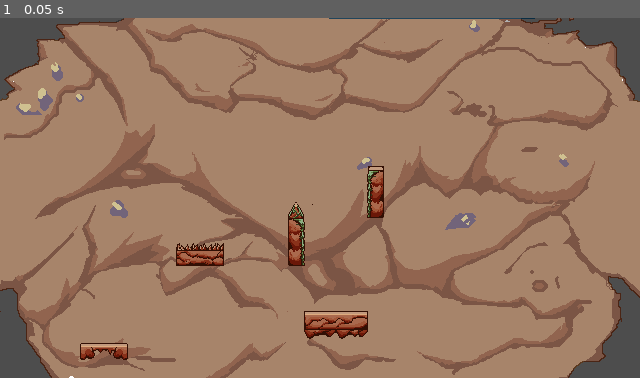
Above: before the commit, frame 1.
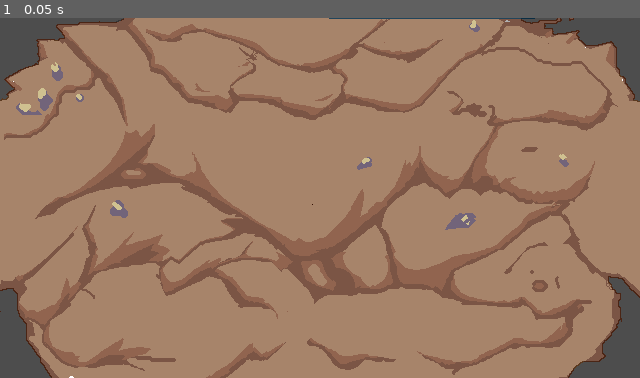
Above: after the commit, the same moment.

Repository: DeVelox/Niro
Game: Godot game, scene res://levels/boss2/level3.tscn
Same seed, same stepped clock (60 frames per second), same inputs: the game is played once before the commit and once after it. This scene is started directly instead of the project's main scene. The engine's default icon, where the game draws it, is replaced by a stand-in: a white triangle on a blue panel in a dark square. Sound files missing from this copy of the repository are replaced by a short silence.
Inputs:
- Up to frame 1 (0.05 s): no input

The runs differ from the first frame. In frame 1, 2.2% of the frame differs, in the area x 12-60%, y 41-95%.
Error in both runs: Cannot call method 'add_child' on a null value. (res://scripts/level.gd:22)

Commit message:
Phase 2 done fuck it

Diff:
--- a/levels/boss2/level3.tscn
+++ b/levels/boss2/level3.tscn
@@ -27,6 +27,7 @@
 shape = SubResource("CapsuleShape2D_m7p01")
 
 [node name="Tilemap" parent="." node_paths=PackedStringArray("next") groups=["hidden"] instance=ExtResource("5_q68go")]
+visible = false
 layer_1/tile_data = PackedInt32Array(-327661, 1310727, 5, -262125, 1310727, 6, -196589, 655367, 8, -327660, 1376263, 5, …(703 unchanged characters)…
 layer_2/tile_data = PackedInt32Array(-720885, 1310727, 1, -655349, 1310727, 2, -720884, 1376263, 1, -655348, 1376263, 2, -720883, 1441799, 1, -655347, 1441799, 2)
 layer_3/tile_data = PackedInt32Array(-720878, 1, 393216, -524277, 1, 393216, -524276, 1, 393216, -524275, 1, 393216, -589813, 1, 393216, -589812, 1, 393216, -589811, 1, 393216, -262139, 1, 262144, -262138, 1, 262144, -262137, 1, 262144)
@@ -35,6 +36,7 @@
 next = NodePath("../Tilemap2")
 
 [node name="Tilemap2" parent="." node_paths=PackedStringArray("prev", "next") groups=["hidden"] instance=ExtResource("5_q68go")]
+visible = false
 layer_1/tile_data = PackedInt32Array(-131067, 1310727, 2, -131066, 1376263, 2, -131065, 1441799, 2, -196603, 1310727, 1 …(1460 unchanged characters)…
 layer_2/tile_data = PackedInt32Array(-655348, 1310727, 6, -655347, 1376263, 6, -655346, 1441799, 6, -655342, 1310727, 6, -655341, 1376263, 6, -655340, 1441799, 6, -262120, 1376263, 1, -196584, 1376263, 2, -262119, 1441799, 1, -196583, 1441799, 2)
 layer_3/tile_data = PackedInt32Array(-196593, 1, 65536, -196592, 1, 65536, -196591, 1, 65536, -196587, 1, 65536, -19658 …(831 unchanged characters)…
@@ -44,50 +46,49 @@
 next = NodePath("../Tilemap3")
 
 [node name="Tilemap3" parent="." node_paths=PackedStringArray("prev") instance=ExtResource("5_q68go")]
-layer_1/tile_data = PackedInt32Array(-1114097, 1310727, 5, - …(890 unchanged characters)… , -786409, 851975, 3, -720873, 851975, 4, -458736, 1310727, 9, -393200, 1310727, 10, -458735, 1441799, 9, -393199, 1441799, 10)
-layer_3/tile_data = PackedInt32Array(-851944, 1, 393216, -1245160, 1, 393216, -1179624, 1, 393216, -1114088, 1, 393216, -786408, 1, 393216, -720872, 1, 393216, -917491, 1, 393216, -851955, 1, 393216, -786419, 1, 393216, -458736, 1, 393216, -458735, 1, 393216)
+layer_1/tile_data = PackedInt32Array(-1114097, 1310727, 5, - …(890 unchanged characters)… , -786409, 851975, 3, -720873, 851975, 4)
+layer_3/tile_data = PackedInt32Array(-851944, 1, 393216, -1245160, 1, 393216, -1179624, 1, 393216, -1114088, 1, 393216, -786408, 1, 393216, -720872, 1, 393216, -917491, 1, 393216, -851955, 1, 393216, -786419, 1, 393216)
 layer_4/tile_data = PackedInt32Array(-786419, 1, 131072, -851955, 1, 131072, -917491, 1, 131072, -983027, 1, 131072, -1 …(674 unchanged characters)…
-layer_5/tile_data = PackedInt32Array(-196600, 1, 327680, -19 …(692 unchanged characters)…  -983017, 1, 196608, -1048553, 1, 196608)
+layer_5/tile_data = PackedInt32Array(-196600, 1, 327680, -19 …(692 unchanged characters)…  -983017, 1, 196608, -1048553, 1, 196608, -1048561, 1, 196608, -1048560, 1, 196608, -1048559, 1, 196608, -1114095, 1, 196608, -1114096, 1, 196608, -1114097, 1, 196608)
 prev = NodePath("../Tilemap2")
 
-[node name="SceneSwitcher" parent="." instance=ExtResource("4_cgslt")]
+[node name="SceneSwitcher" parent="." node_paths=PackedStringArray("enable_on") instance=ExtResource("4_cgslt")]
 position = Vector2(153, 301)
 scale = Vector2(1.3, 0.5)
 next_scene = "res://levels/boss2/level4.tscn"
+enable_on = NodePath("../Tilemap3")
 
 [connection signal="body_entered" from="Tilemap/KillZone" to="Tilemap/KillZone" method="_on_body_entered"]
-[connection signal="body_entered" from="Tilemap/@Area2D@33160" to="Tilemap/@Area2D@33160" method="_on_body_entered"]
-[connection signal="body_entered" from="Tilemap/@Area2D@33161" to="Tilemap/@Area2D@33161" method="_on_body_entered"]
-[connection signal="body_entered" from="Tilemap/@Area2D@33162" to="Tilemap/@Area2D@33162" method="_on_body_entered"]
-[connection signal="body_entered" from="Tilemap/@Area2D@33163" to="Tilemap/@Area2D@33163" method="_on_body_entered"]
-[connection signal="body_entered" from="Tilemap/@Area2D@33164" to="Tilemap/@Area2D@33164" method="_on_body_entered"]
-[connection signal="body_entered" from="Tilemap/@Area2D@33165" to="Tilemap/@Area2D@33165" method="_on_body_entered"]
+[connection signal="body_entered" from="Tilemap/@Area2D@50575" to="Tilemap/@Area2D@50575" method="_on_body_entered"]
+[connection signal="body_entered" from="Tilemap/@Area2D@50576" to="Tilemap/@Area2D@50576" method="_on_body_entered"]
+[connection signal="body_entered" from="Tilemap/@Area2D@50577" to="Tilemap/@Area2D@50577" method="_on_body_entered"]
+[connection signal="body_entered" from="Tilemap/@Area2D@50578" to="Tilemap/@Area2D@50578" method="_on_body_entered"]
+[connection signal="body_entered" from="Tilemap/@Area2D@50579" to="Tilemap/@Area2D@50579" method="_on_body_entered"]
+[connection signal="body_entered" from="Tilemap/@Area2D@50580" to="Tilemap/@Area2D@50580" method="_on_body_entered"]
 [connection signal="body_entered" from="Tilemap/Fader" to="Tilemap/Fader" method="_on_body_entered"]
-[connection signal="body_entered" from="Tilemap/@Area2D@33166" to="Tilemap/@Area2D@33166" method="_on_body_entered"]
-[connection signal="body_entered" from="Tilemap/@Area2D@33167" to="Tilemap/@Area2D@33167" method="_on_body_entered"]
+[connection signal="body_entered" from="Tilemap/@Area2D@50581" to="Tilemap/@Area2D@50581" method="_on_body_entered"]
+[connection signal="body_entered" from="Tilemap/@Area2D@50582" to="Tilemap/@Area2D@50582" method="_on_body_entered"]
 [connection signal="body_entered" from="Tilemap2/KillZone" to="Tilemap2/KillZone" method="_on_body_entered"]
-[connection signal="body_entered" from="Tilemap2/@Area2D@33260" to="Tilemap2/@Area2D@33260" method="_on_body_entered"]
-[connection signal="body_entered" from="Tilemap2/@Area2D@33261" to="Tilemap2/@Area2D@33261" method="_on_body_entered"]
-[connection signal="body_entered" from="Tilemap2/@Area2D@33262" to="Tilemap2/@Area2D@33262" method="_on_body_entered"]
-[connection signal="body_entered" from="Tilemap2/@Area2D@33263" to="Tilemap2/@Area2D@33263" method="_on_body_entered"]
-[connection signal="body_entered" from="Tilemap2/@Area2D@33264" to="Tilemap2/@Area2D@33264" method="_on_body_entered"]
-[connection signal="body_entered" from="Tilemap2/@Area2D@33265" to="Tilemap2/@Area2D@33265" method="_on_body_entered"]
-[connection signal="body_entered" from="Tilemap2/@Area2D@33266" to="Tilemap2/@Area2D@33266" method="_on_body_entered"]
-[connection signal="body_entered" from="Tilemap2/@Area2D@33267" to="Tilemap2/@Area2D@33267" method="_on_body_entered"]
-[connection signal="body_entered" from="Tilemap2/@Area2D@33268" to="Tilemap2/@Area2D@33268" method="_on_body_entered"]
-[connection signal="body_entered" from="Tilemap2/@Area2D@33269" to="Tilemap2/@Area2D@33269" method="_on_body_entered"]
-[connection signal="body_entered" from="Tilemap2/@Area2D@33270" to="Tilemap2/@Area2D@33270" method="_on_body_entered"]
+[connection signal="body_entered" from="Tilemap2/@Area2D@50675" to="Tilemap2/@Area2D@50675" method="_on_body_entered"]
+[connection signal="body_entered" from="Tilemap2/@Area2D@50676" to="Tilemap2/@Area2D@50676" method="_on_body_entered"]
+[connection signal="body_entered" from="Tilemap2/@Area2D@50677" to="Tilemap2/@Area2D@50677" method="_on_body_entered"]
+[connection signal="body_entered" from="Tilemap2/@Area2D@50678" to="Tilemap2/@Area2D@50678" method="_on_body_entered"]
+[connection signal="body_entered" from="Tilemap2/@Area2D@50679" to="Tilemap2/@Area2D@50679" method="_on_body_entered"]
+[connection signal="body_entered" from="Tilemap2/@Area2D@50680" to="Tilemap2/@Area2D@50680" method="_on_body_entered"]
+[connection signal="body_entered" from="Tilemap2/@Area2D@50681" to="Tilemap2/@Area2D@50681" method="_on_body_entered"]
+[connection signal="body_entered" from="Tilemap2/@Area2D@50682" to="Tilemap2/@Area2D@50682" method="_on_body_entered"]
+[connection signal="body_entered" from="Tilemap2/@Area2D@50683" to="Tilemap2/@Area2D@50683" method="_on_body_entered"]
+[connection signal="body_entered" from="Tilemap2/@Area2D@50684" to="Tilemap2/@Area2D@50684" method="_on_body_entered"]
+[connection signal="body_entered" from="Tilemap2/@Area2D@50685" to="Tilemap2/@Area2D@50685" method="_on_body_entered"]
 [connection signal="body_entered" from="Tilemap2/Fader" to="Tilemap2/Fader" method="_on_body_entered"]
-[connection signal="body_entered" from="Tilemap2/@Area2D@33271" to="Tilemap2/@Area2D@33271" method="_on_body_entered"]
-[connection signal="body_entered" from="Tilemap2/@Area2D@33272" to="Tilemap2/@Area2D@33272" method="_on_body_entered"]
+[connection signal="body_entered" from="Tilemap2/@Area2D@50686" to="Tilemap2/@Area2D@50686" method="_on_body_entered"]
+[connection signal="body_entered" from="Tilemap2/@Area2D@50687" to="Tilemap2/@Area2D@50687" method="_on_body_entered"]
 [connection signal="body_entered" from="Tilemap3/KillZone" to="Tilemap3/KillZone" method="_on_body_entered"]
-[connection signal="body_entered" from="Tilemap3/@Area2D@33412" to="Tilemap3/@Area2D@33412" method="_on_body_entered"]
-[connection signal="body_entered" from="Tilemap3/@Area2D@33413" to="Tilemap3/@Area2D@33413" method="_on_body_entered"]
-[connection signal="body_entered" from="Tilemap3/@Area2D@33414" to="Tilemap3/@Area2D@33414" method="_on_body_entered"]
-[connection signal="body_entered" from="Tilemap3/@Area2D@33415" to="Tilemap3/@Area2D@33415" method="_on_body_entered"]
-[connection signal="body_entered" from="Tilemap3/@Area2D@33416" to="Tilemap3/@Area2D@33416" method="_on_body_entered"]
-[connection signal="body_entered" from="Tilemap3/@Area2D@33417" to="Tilemap3/@Area2D@33417" method="_on_body_entered"]
-[connection signal="body_entered" from="Tilemap3/@Area2D@33418" to="Tilemap3/@Area2D@33418" method="_on_body_entered"]
-[connection signal="body_entered" from="Tilemap3/@Area2D@33419" to="Tilemap3/@Area2D@33419" method="_on_body_entered"]
-[connection signal="body_entered" from="Tilemap3/@Area2D@33420" to="Tilemap3/@Area2D@33420" method="_on_body_entered"]
-[connection signal="body_entered" from="Tilemap3/@Area2D@33421" to="Tilemap3/@Area2D@33421" method="_on_body_entered"]
+[connection signal="body_entered" from="Tilemap3/@Area2D@50827" to="Tilemap3/@Area2D@50827" method="_on_body_entered"]
+[connection signal="body_entered" from="Tilemap3/@Area2D@50828" to="Tilemap3/@Area2D@50828" method="_on_body_entered"]
+[connection signal="body_entered" from="Tilemap3/@Area2D@50829" to="Tilemap3/@Area2D@50829" method="_on_body_entered"]
+[connection signal="body_entered" from="Tilemap3/@Area2D@50830" to="Tilemap3/@Area2D@50830" method="_on_body_entered"]
+[connection signal="body_entered" from="Tilemap3/@Area2D@50831" to="Tilemap3/@Area2D@50831" method="_on_body_entered"]
+[connection signal="body_entered" from="Tilemap3/@Area2D@50832" to="Tilemap3/@Area2D@50832" method="_on_body_entered"]
+[connection signal="body_entered" from="Tilemap3/@Area2D@50833" to="Tilemap3/@Area2D@50833" method="_on_body_entered"]
+[connection signal="body_entered" from="Tilemap3/@Area2D@50834" to="Tilemap3/@Area2D@50834" method="_on_body_entered"]
--- a/levels/boss2/level4.tscn
+++ b/levels/boss2/level4.tscn
@@ -1,9 +1,7 @@
-[gd_scene load_steps=7 format=3 uid="uid://8u6f3ivlh71m"]
+[gd_scene load_steps=5 format=3 uid="uid://8u6f3ivlh71m"]
 
 [ext_resource type="Script" path="res://scripts/level.gd" id="1_nh3i8"]
 [ext_resource type="Texture2D" uid="uid://c43ygn1u7sueg" path="res://assets/elliot/stoneGiantPlaceholder1.png" id="2_2wkwk"]
-[ext_resource type="Texture2D" uid="uid://by88pqvsnr0kq" path="res://assets/elliot/tutorialPlaceholder.png" id="3_pffkd"]
-[ext_resource type="Texture2D" uid="uid://d2unvips8vk5y" path="res://assets/elliot/tutorialPlaceholder1.png" id="4_2pd6m"]
 [ext_resource type="PackedScene" uid="uid://bb44qdp7l5m62" path="res://prefabs/level design/tilemap.tscn" id="5_26wwc"]
 
 [sub_resource type="CapsuleShape2D" id="CapsuleShape2D_m7p01"]
@@ -14,34 +12,41 @@
 script = ExtResource("1_nh3i8")
 
 [node name="Chest" type="TextureRect" parent="."]
-visible = false
 z_index = -1
 offset_right = 40.0
 offset_bottom = 40.0
 texture = ExtResource("2_2wkwk")
 
-[node name="Feet" type="TextureRect" parent="."]
-z_index = -1
-offset_left = -16.0
-offset_top = -16.0
-offset_right = 656.0
-offset_bottom = 376.0
-texture = ExtResource("3_pffkd")
-
-[node name="Legs" type="TextureRect" parent="."]
-visible = false
-z_index = -1
-offset_left = -16.0
-offset_top = -16.0
-offset_right = 656.0
-offset_bottom = 376.0
-texture = ExtResource("4_2pd6m")
-
 [node name="Spawn" type="Marker2D" parent="."]
+position = Vector2(151, 270)
 metadata/_edit_group_ = true
 
 [node name="CollisionShape2D" type="CollisionShape2D" parent="Spawn"]
-position = Vector2(0, 10)
 shape = SubResource("CapsuleShape2D_m7p01")
 
-[node name="Tilemap" parent="." instance=ExtResource("5_26wwc")]
+[node name="Tilemap" parent="." node_paths=PackedStringArray("next") instance=ExtResource("5_26wwc")]
+visible = false
+layer_1/tile_data = PackedInt32Array(-262136, 1310727, 1, -196600, 1310727, 2, -262135, 1376263, 1, -196599, 1376263, 2, -262134, 1441799, 1, -196598, 1441799, 2, -393203, 1310727, 9, -327667, 1310727, 10, -393202, 1376263, 9, -327666, 1376263, 10, -393201, 1441799, 9, -327665, 1441799, 10, -589803, 1310727, 9, -524267, 1310727, 10, -589802, 1376263, 9, -524266, 1376263, 10, -589801, 1441799, 9, -524265, 1441799, 10, -589806, 1114119, 3, -524270, 1114119, 4, -458734, 1114119, 5, -655342, 1114119, 2, -917487, 1310727, 1, -851951, 1310727, 2, -917486, 1376263, 1, -851950, 1376263, 2, -917485, 1441799, 1, -851949, 1441799, 2, -1245171, 1114119, 2, -1179635, 1114119, 3, -1114099, 1114119, 4, -1048563, 1114119, 5, -917481, 589831, 0, -851945, 917511, 2, -786409, 917511, 3, -720873, 917511, 4, -851946, 851975, 2, -786410, 851975, 3, -720874, 851975, 4, -1310702, 1310727, 1, -1245166, 1310727, 2, -1310701, 1376263, 1, -1245165, 1376263, 2, -1310700, 1441799, 1, -1245164, 1441799, 2)
+layer_3/tile_data = PackedInt32Array(-393203, 1, 393216, -393202, 1, 393216, -393201, 1, 393216, -589803, 1, 393216, -589802, 1, 393216, -589801, 1, 393216, -1310702, 1, 262144, -1310701, 1, 262144, -1310700, 1, 262144)
+layer_4/tile_data = PackedInt32Array(-327667, 1, 131072, -327666, 1, 131072, -327665, 1, 131072, -393201, 1, 131072, -393202, 1, 131072, -393203, 1, 131072, -655342, 1, 131072, -589806, 1, 131072, -524270, 1, 131072, -458734, 1, 131072, -524267, 1, 131072, -524266, 1, 131072, -524265, 1, 131072, -589801, 1, 131072, -589802, 1, 131072, -589803, 1, 131072, -720873, 1, 131072, -786409, 1, 131072, -851945, 1, 131072, -917481, 1, 131072, -851946, 1, 131072, -786410, 1, 131072, -720874, 1, 131072, -1048563, 1, 131072, -1114099, 1, 131072, -1179635, 1, 131072, -1245171, 1, 131072, -851951, 1, 131072, -851950, 1, 131072, -851949, 1, 131072, -917485, 1, 131072, -917486, 1, 131072, -917487, 1, 131072, -1310702, 1, 131072, -1245166, 1, 131072, -1310701, 1, 131072, -1245165, 1, 131072, -1310700, 1, 131072, -1245164, 1, 131072)
+layer_5/tile_data = PackedInt32Array(-196600, 1, 196608, -196599, 1, 196608, -196598, 1, 196608, -262134, 1, 196608, -262135, 1, 196608, -262136, 1, 196608, -327667, 1, 196608, -327666, 1, 196608, -327665, 1, 196608, -393201, 1, 196608, -393202, 1, 196608, -393203, 1, 196608, -458734, 1, 196608, -524270, 1, 196608, -589806, 1, 196608, -655342, 1, 196608, -524267, 1, 196608, -524266, 1, 196608, -524265, 1, 196608, -589801, 1, 196608, -589802, 1, 196608, -589803, 1, 196608, -720873, 1, 196608, -786409, 1, 196608, -851945, 1, 196608, -851946, 1, 196608, -786410, 1, 196608, -720874, 1, 196608, -917481, 1, 196608, -851949, 1, 196608, -851950, 1, 196608, -851951, 1, 196608, -917487, 1, 196608, -917486, 1, 196608, -917485, 1, 196608, -1048563, 1, 196608, -1114099, 1, 196608, -1179635, 1, 196608, -1245171, 1, 196608, -1310702, 1, 196608, -1245166, 1, 196608, -1310701, 1, 196608, -1245165, 1, 196608, -1310700, 1, 196608, -1245164, 1, 196608)
+next = NodePath("../Tilemap2")
+
+[node name="Tilemap2" parent="." instance=ExtResource("5_26wwc")]
+layer_1/tile_data = PackedInt32Array(-196589, 1376263, 1, -131053, 1376263, 2, -196588, 1441799, 1, -131052, 1441799, 2, -196590, 1310727, 1, -131054, 1310727, 2, -327669, 1310727, 5, -327668, 1376263, 5, -327667, 1441799, 5, -655351, 524295, 0, -589815, 983047, 2, -524279, 983047, 3, -458743, 983047, 4, -589814, 1048583, 2, -524278, 1048583, 3, -458742, 1048583, 4, -786418, 851975, 2, -720882, 851975, 3, -655346, 851975, 4, -851953, 524295, 0, -786417, 917511, 2, -720881, 917511, 3, -655345, 917511, 4, -1048567, 524295, 0, -983031, 983047, 2, -917495, 983047, 3, -851959, 983047, 4, -983030, 1048583, 2, -917494, 1048583, 3, -851958, 1048583, 4, -262133, 1310727, 6, -262132, 1376263, 6, -262131, 1441799, 6, -1048558, 1310727, 1, -983022, 1310727, 2, -1048557, 1376263, 1, -983021, 1376263, 2, -1048556, 1441799, 1, -983020, 1441799, 2, -1114093, 1179655, 2, -1179629, 1179655, 2, -1245165, 1179655, 2, -1310701, 1179655, 2, -1376237, 1179655, 2)
+layer_3/tile_data = PackedInt32Array(-655351, 1, 393216, -851953, 1, 393216, -1048567, 1, 393216)
+layer_4/tile_data = PackedInt32Array(-196589, 1, 131072, -131053, 1, 131072, -196588, 1, 131072, -131052, 1, 131072, -196590, 1, 131072, -131054, 1, 131072, -262133, 1, 131072, -262132, 1, 131072, -262131, 1, 131072, -327667, 1, 131072, -327668, 1, 131072, -327669, 1, 131072, -458743, 1, 131072, -524279, 1, 131072, -589815, 1, 131072, -589814, 1, 131072, -524278, 1, 131072, -458742, 1, 131072, -655351, 1, 131072, -655345, 1, 131072, -720881, 1, 131072, -786417, 1, 131072, -851953, 1, 131072, -655346, 1, 131072, -720882, 1, 131072, -786418, 1, 131072, -851959, 1, 131072, -917495, 1, 131072, -983031, 1, 131072, -1048567, 1, 131072, -851958, 1, 131072, -917494, 1, 131072, -983030, 1, 131072, -983022, 1, 131072, -983021, 1, 131072, -983020, 1, 131072, -1048556, 1, 131072, -1048557, 1, 131072, -1048558, 1, 131072, -1114093, 1, 131072, -1179629, 1, 131072, -1245165, 1, 131072, -1310701, 1, 131072, -1376237, 1, 131072)
+layer_5/tile_data = PackedInt32Array(-131054, 1, 196608, -131053, 1, 196608, -131052, 1, 196608, -196588, 1, 196608, -196589, 1, 196608, -196590, 1, 196608, -262131, 1, 196608, -262132, 1, 196608, -262133, 1, 196608, -327669, 1, 196608, -327668, 1, 196608, -327667, 1, 196608, -458743, 1, 196608, -524279, 1, 196608, -589815, 1, 196608, -655351, 1, 196608, -589814, 1, 196608, -524278, 1, 196608, -458742, 1, 196608, -851959, 1, 196608, -917495, 1, 196608, -983031, 1, 196608, -1048567, 1, 196608, -983030, 1, 196608, -917494, 1, 196608, -851958, 1, 196608, -655345, 1, 196608, -720881, 1, 196608, -786417, 1, 196608, -851953, 1, 196608, -786418, 1, 196608, -720882, 1, 196608, -655346, 1, 196608, -983022, 1, 196608, -983021, 1, 196608, -983020, 1, 196608, -1048556, 1, 196608, -1048557, 1, 196608, -1048558, 1, 196608, -1114093, 1, 196608, -1179629, 1, 196608, -1245165, 1, 196608, -1310701, 1, 196608, -1376237, 1, 196608)
+
+[connection signal="body_entered" from="Tilemap/KillZone" to="Tilemap/KillZone" method="_on_body_entered"]
+[connection signal="body_entered" from="Tilemap/@Area2D@53470" to="Tilemap/@Area2D@53470" method="_on_body_entered"]
+[connection signal="body_entered" from="Tilemap/@Area2D@53471" to="Tilemap/@Area2D@53471" method="_on_body_entered"]
+[connection signal="body_entered" from="Tilemap/@Area2D@53472" to="Tilemap/@Area2D@53472" method="_on_body_entered"]
+[connection signal="body_entered" from="Tilemap/@Area2D@53473" to="Tilemap/@Area2D@53473" method="_on_body_entered"]
+[connection signal="body_entered" from="Tilemap/@Area2D@53474" to="Tilemap/@Area2D@53474" method="_on_body_entered"]
+[connection signal="body_entered" from="Tilemap/Fader" to="Tilemap/Fader" method="_on_body_entered"]
+[connection signal="body_entered" from="Tilemap/@Area2D@53475" to="Tilemap/@Area2D@53475" method="_on_body_entered"]
+[connection signal="body_entered" from="Tilemap/@Area2D@53476" to="Tilemap/@Area2D@53476" method="_on_body_entered"]
+[connection signal="body_entered" from="Tilemap2/KillZone" to="Tilemap2/KillZone" method="_on_body_entered"]
+[connection signal="body_entered" from="Tilemap2/@Area2D@53560" to="Tilemap2/@Area2D@53560" method="_on_body_entered"]
+[connection signal="body_entered" from="Tilemap2/@Area2D@53561" to="Tilemap2/@Area2D@53561" method="_on_body_entered"]
